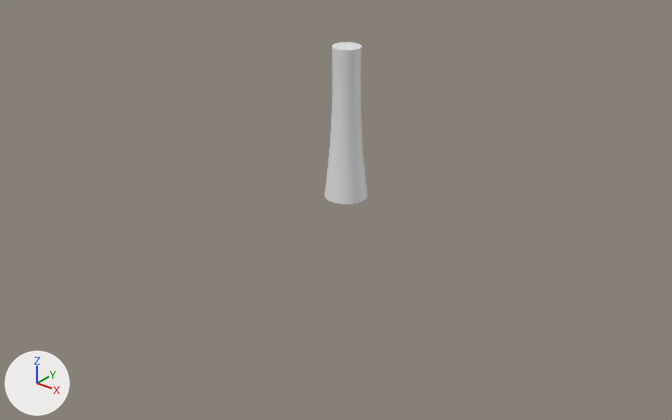
The Blender file lighthouse.blend as it was, and as the next commit left it.
The view is the same before and after, from a 50 mm camera at (48.0, -61.4, 36.2) aimed at (1.2, -3.0, -0.1). The axes (+X, +Y, +Z) are drawn at lower left. The lights are the same throughout.

In view in the first picture: 'Lighthouse'.
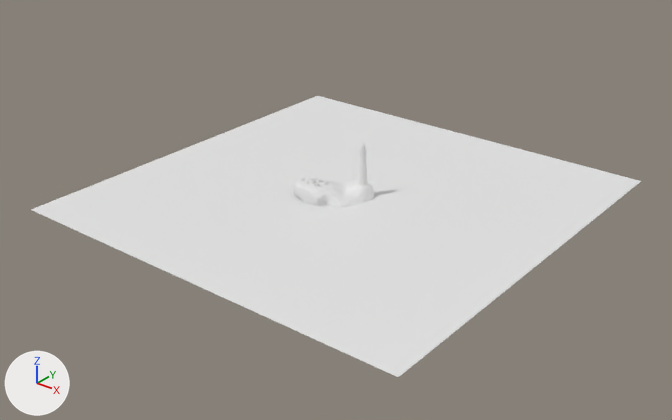
Boxes (x1, y1, x2, y2) around the edits, measured in the pictures (672 x 420 px):
'Water', added: after (31, 96, 641, 377)
'Lighthouse', reshaped, moved, rescaled (76% narrower, 72% shorter): before (324, 42, 368, 204); after (358, 142, 368, 186)
'Island', added: after (292, 179, 374, 207)
part 1 of me_cylinder, built on: before (332, 42, 362, 50); after (359, 142, 367, 152)

The change, as a list of edits to the scene's bpy script:
```text
Change me_cylinder:
    used by ob_lighthouse; location = (0.0, 0.0, 0.0)
    remove me_cylinder.from_pydata(...)  # 192 vertices, 162 faces; spans x -2.0..2.0, y -2.0..2.0, z 0.0..14.03
    add me_cylinder.from_pydata(...)  # 353 vertices, 353 faces; spans x -2.0..2.0, y -2.0..2.0, z 0.0..17.47
    me_cylinder part 1
    1 face is deleted
    97 vertices are added at x -1.41..1.41, y -1.41..1.41, z 14.06..17.47
    32 new vertices lie (0.0, 0.0, 2.2) away from vertices in x -0.87..0.87, y -0.87..0.87, z 14.28
    32 new vertices lie (0.0, 0.0, 0.22) away from vertices in x -1.41..1.41, y -1.41..1.41, z 14.06
    192 new faces join them
Add me_icosphere:
    me_icosphere.from_pydata(...)  # 167 vertices, 330 faces; spans x -4.3..2.49, y -3.64..1.69, z -1.58..1.48
Add me_plane:
    me_plane.from_pydata([(-1.0, -1.0, 0.0), (1.0, -1.0, 0.0), (-1.0, 1.0, 0.0), (1.0, 1.0, 0.0)], [], [(0, 1, 3, 2)])
Change ob_lighthouse:
    ob_lighthouse.location: (0.0, 0.0, 0.0) -> (1.33, 0.76, 1.15)
    ob_lighthouse.scale: (1.0, 1.0, 1.0) -> (0.239, 0.239, 0.239)
Add ob_island:
    ob_island = bpy.data.objects.new('Island', me_icosphere)
    ob_island.location = (0.0, 0.0, 0.0)
Add ob_water:
    ob_water = bpy.data.objects.new('Water', me_plane)
    ob_water.location = (0.0, 0.0, 0.0)
    ob_water.scale = (20.0, 20.0, 20.0)
```
